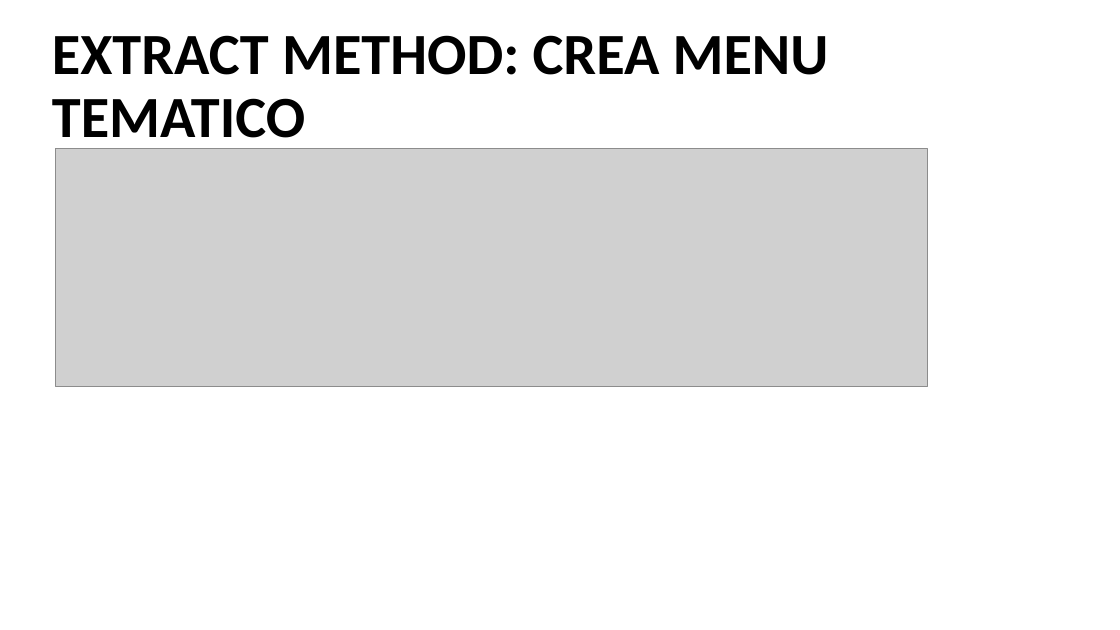
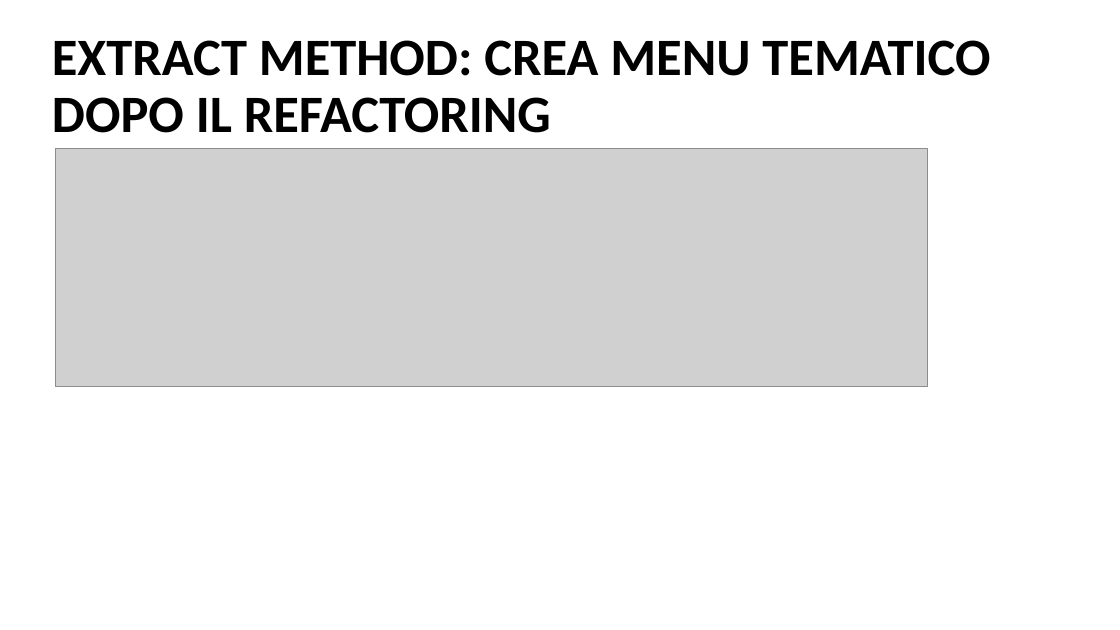
Before and after one commit to Inge-sw/IngeSw, a slide deck: slide 19 of Documenti/PROGETTO.pptx. Drawn at 1120x630 pixels with LibreOffice and Linux fonts; fonts in the diff are those of the drawing; grey boxes stand for pictures; background and template pictures are left out. Boxes give left, top, right and bottom in pixels: in the first picture for what was removed or moved away, otherwise in the second. Text is boxed around its words. In the diff, an @@ line names an element or a change of style, - is before the commit and + after.

```diff
--- a/Documenti/PROGETTO.pptx
+++ b/Documenti/PROGETTO.pptx
@@ title at (52,40,990,133): text changed; size 50 to 45 pt @@
-EXTRACT METHOD: CREA MENU TEMATICO
+EXTRACT METHOD: CREA MENU TEMATICO DOPO IL REFACTORING
```
Also in this commit, not shown: 5 other slides changed.
